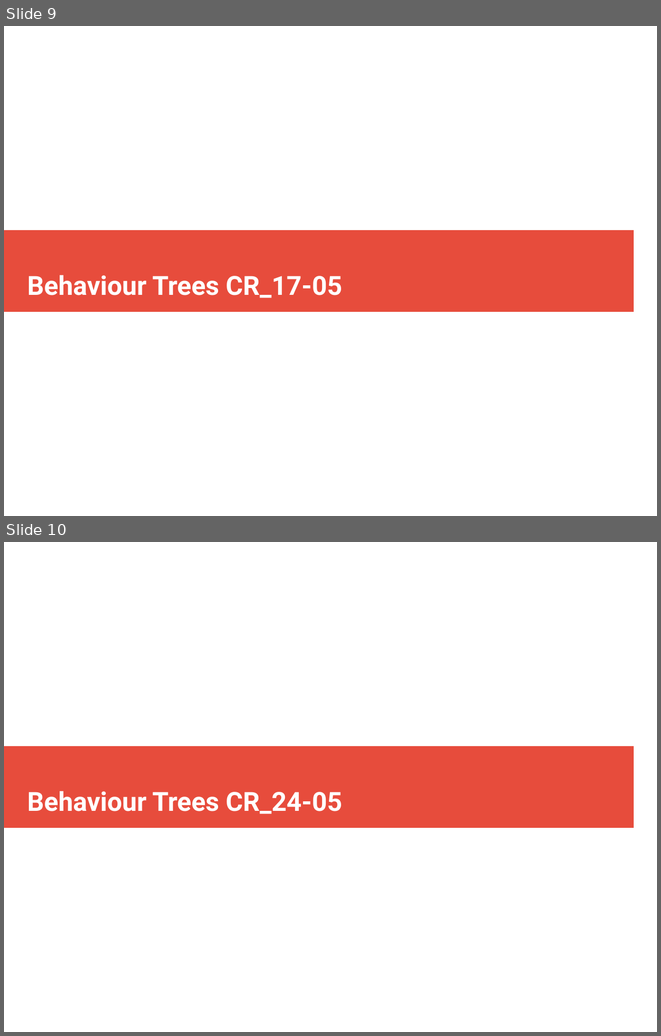
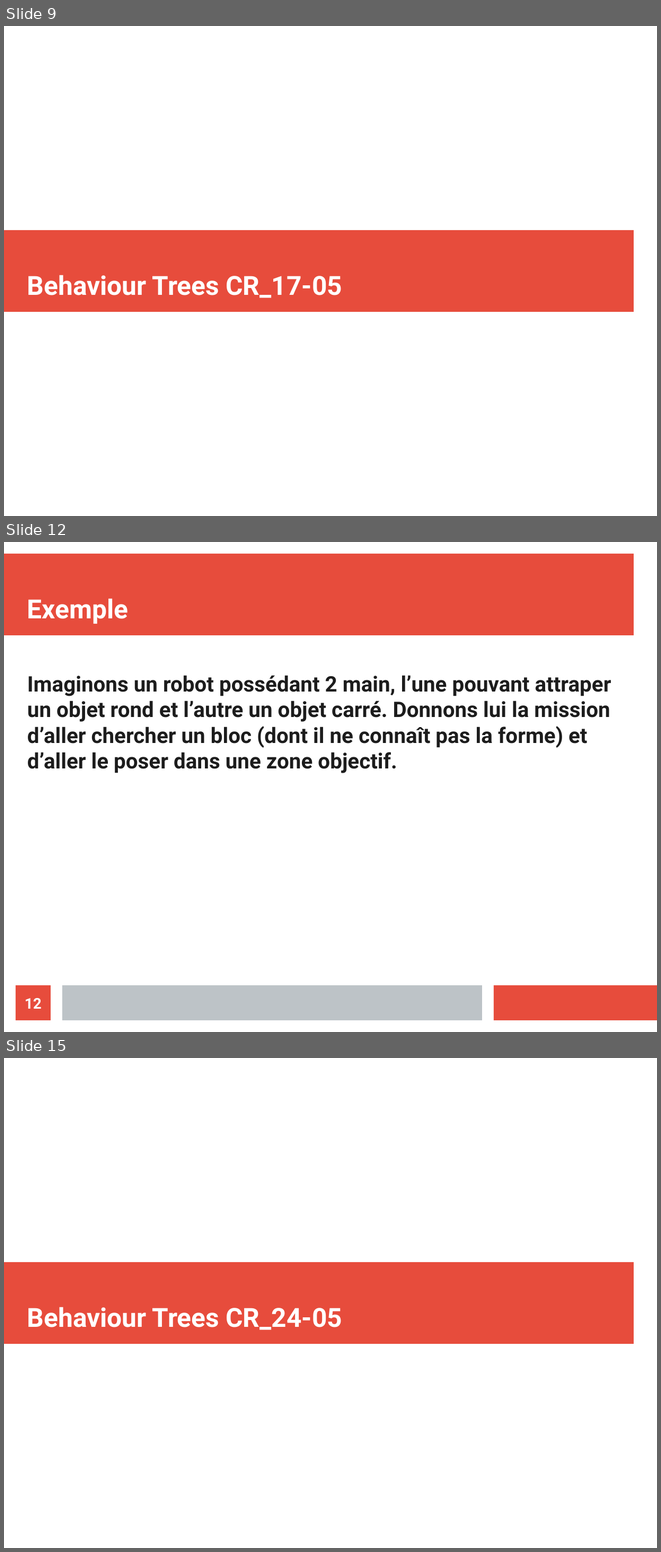
Before and after one commit to ValentinLebouvier/TAL2019, a slide deck: Comptes Rendus/CR_10-05.odp. Shown one above the other, each under a label of ours: slides 9 and 10 before the commit, slides 9, 12 and 15 after it; the slides between them are not shown. The pictures are 661x1036 and 661x1552 pixels, drawn with LibreOffice and Linux fonts; fonts in the diff are those of the drawing. Boxes give left, top, right and bottom in pixels: in the first picture for what was removed or moved away, otherwise in the second. Text is boxed around its words. In the diff, an @@ line names an element or a change of style, - is before the commit and + after.

```diff
--- a/Comptes Rendus/CR_10-05.odp
+++ b/Comptes Rendus/CR_10-05.odp
@@ slide 12 added at (x1=4, y1=542, x2=657, y2=1032), background #FFFFFF @@
@@ rectangle added at (x1=4, y1=554, x2=634, y2=636), fill #E74C3C @@
@@ title added at (x1=27, y1=598, x2=128, y2=624), 32 pt, text #FFFFFF, bold @@
+Exemple
@@ text added at (x1=27, y1=675, x2=611, y2=773), 26 pt, text #1C1C1C, bold @@
+Imaginons un robot possédant 2 main, l’une pouvant attraper un objet rond et l’autre un objet carré. Donnons lui la mission d’aller chercher un bloc (dont il ne connaît pas la forme) et d’aller le poser dans une zone objectif.
@@ page number added at (x1=16, y1=985, x2=51, y2=1020), fill #E74C3C, 18 pt, text #FFFFFF, bold @@
+12
@@ rectangle added at (x1=62, y1=985, x2=482, y2=1020), fill #BDC3C7 @@
@@ rectangle added at (x1=494, y1=985, x2=657, y2=1020), fill #E74C3C @@
@@ what was slide 10 is now slide 15 @@
```
Also in this commit, not shown: 4 other slides added, 23 other files.
